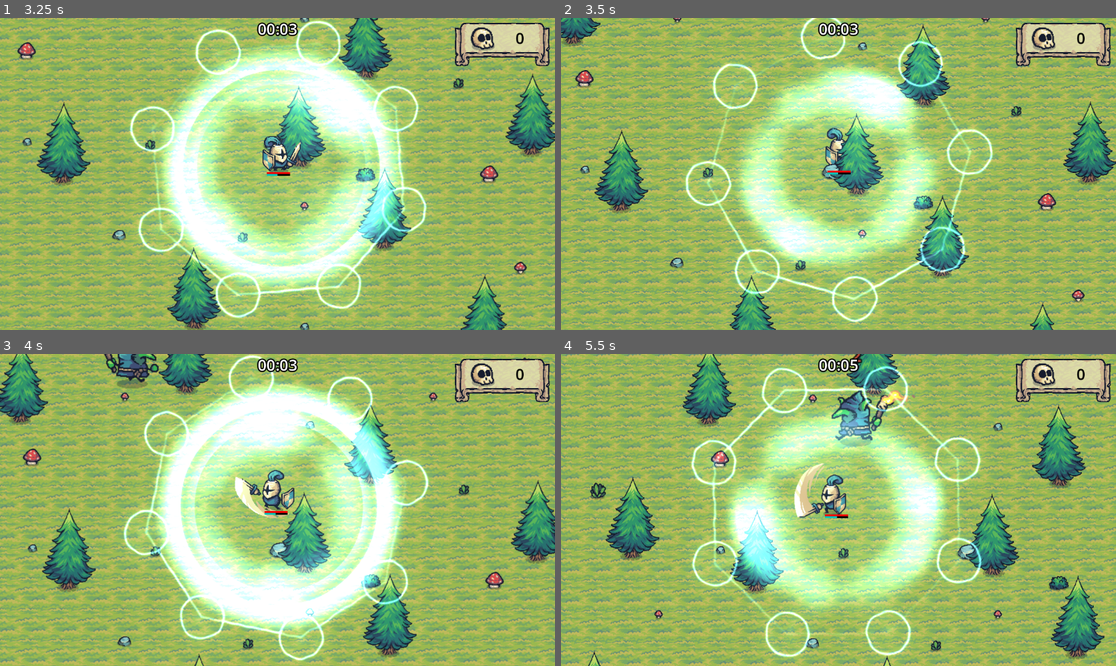
Above: before the commit, frames 1-4 (two rows, left to right).
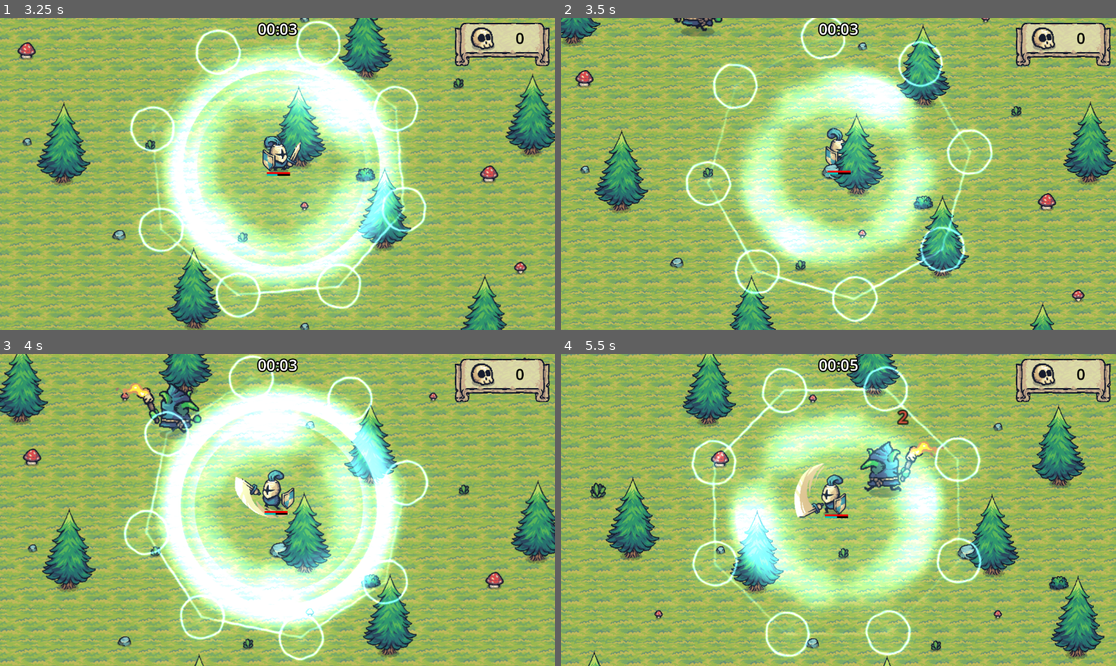
Above: after the commit, the same moments.

Repository: GracilianoOG/godot-dio-tiny-swords
Game: Godot game, scene res://main.tscn
Same seed, same stepped clock (60 frames per second), same inputs: the game is played once before the commit and once after it.
Inputs (mouse positions are in pixels of both pictures, inside the frame that each line leads up to):
- Up to frame 1 (3.25 s): move the mouse to (399, 158) at 0.52 s; hold D (move_right) 0.53-1.28 s; click (399, 158) at 0.6 s; move the mouse to (166, 189) at 1.27 s; hold S (move_down) 1.28-2.03 s; tap F (special) at 1.35, 2.85 s; move the mouse to (333, 105) at 2.02 s; hold D (move_right) 2.03-2.78 s; click (333, 105) at 2.1 s; move the mouse to (249, 236) at 2.77 s; hold W (move_up) from 2.78 s (still down)
- Up to frame 2 (3.5 s): keep holding W (move_up)
- Up to frame 3 (4 s): move the mouse to (444, 556) at 3.52 s; release W (move_up) at 3.53 s; hold A (move_left) from 3.53 s (still down); click (444, 556) at 3.6 s
- Up to frame 4 (5.5 s): move the mouse to (672, 463) at 4.27 s; tap F (special) at 4.35 s; move the mouse to (866, 510) at 5.02 s; release A (move_left) at 5.03 s; hold S (move_down) from 5.03 s (still down); click (866, 510) at 5.1 s

Frame 1 is identical in both runs. In frame 2, 0.3% of the frame differs, in the area x 20-30%, y 0-7%; in frame 3, 1.9%; in frame 4, 2.6%, in the area x 48-69%, y 0-47%.

Commit message:
Increase goblin minion speed to 1.6

Diff:
--- a/enemies/goblin_minion.tscn
+++ b/enemies/goblin_minion.tscn
@@ -71,5 +71,8 @@
 position = Vector2(0, -14.5)
 shape = SubResource("CircleShape2D_50w0r")
 
+[node name="FollowPlayer" parent="." index="2"]
+speed = 1.6
+
 [node name="DamageDigitMarker" parent="." index="3"]
 position = Vector2(0, -33.5)
